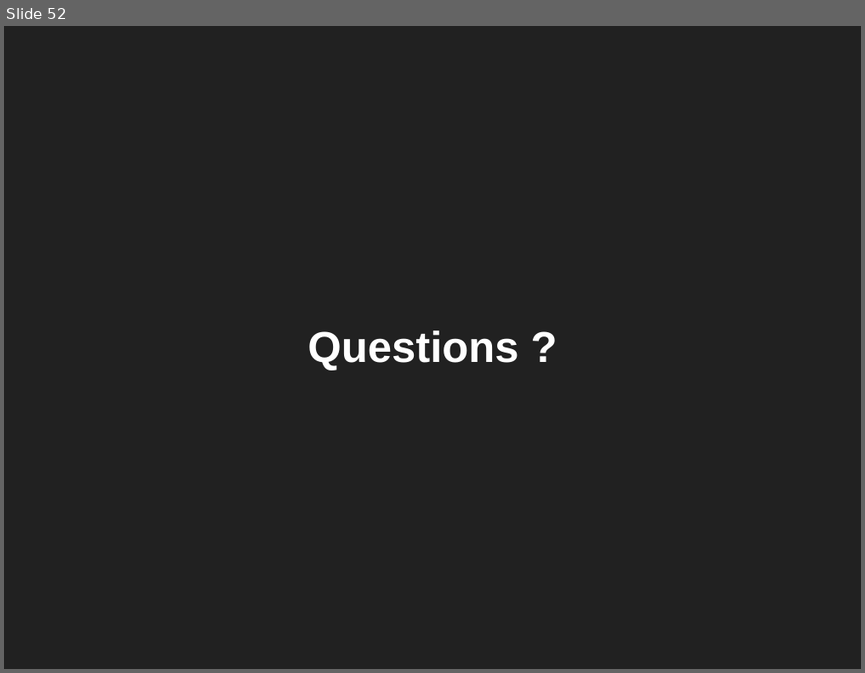
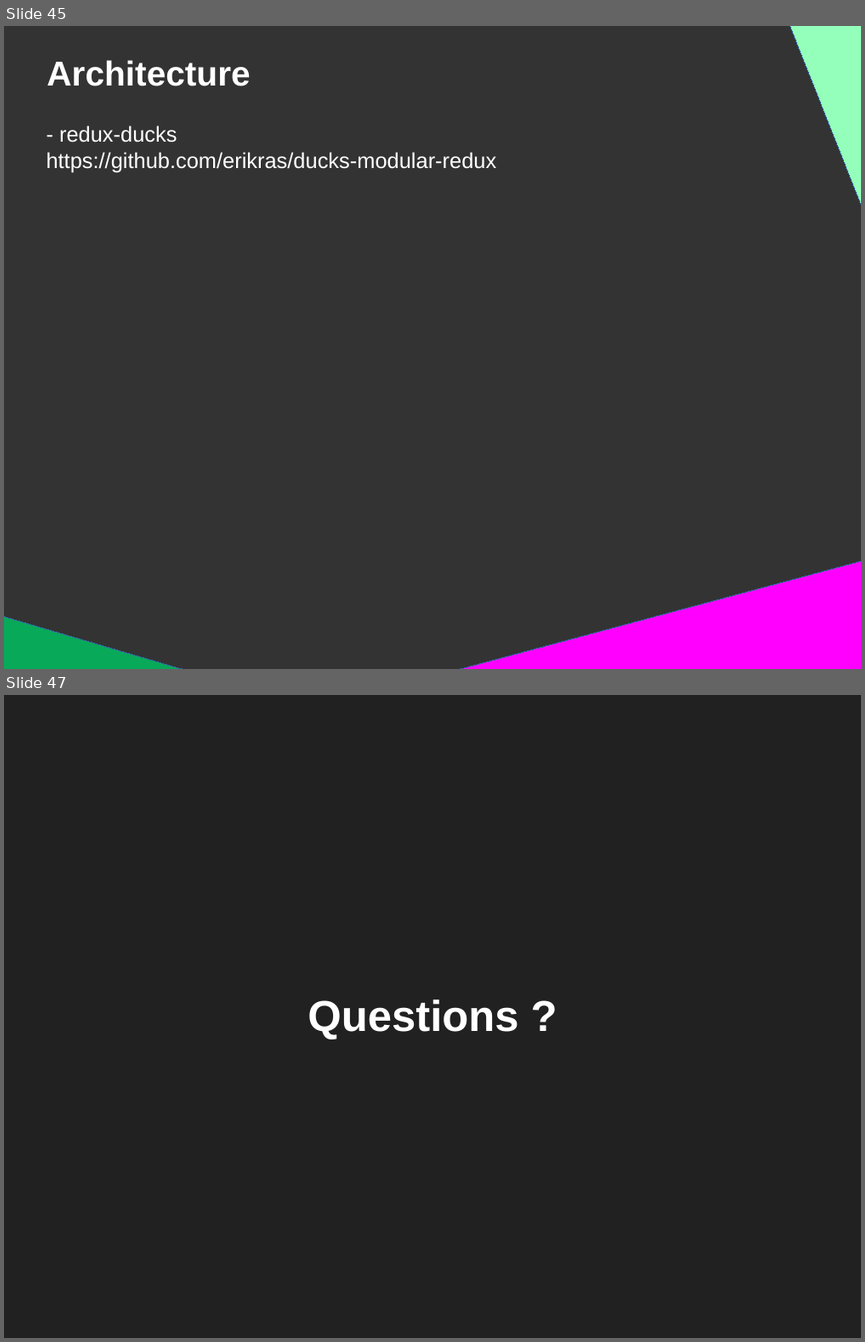
Before and after one commit to DanYellow/presentations, a slide deck: react-redux-101/presentation.odp. Shown one above the other, each under a label of ours: slide 52 before the commit, slides 45 and 47 after it; the slides between them are not shown. The pictures are 865x673 and 865x1342 pixels, drawn with LibreOffice and Linux fonts; fonts in the diff are those of the drawing. Boxes give left, top, right and bottom in pixels: in the first picture for what was removed or moved away, otherwise in the second. Text is boxed around its words. In the diff, an @@ line names an element or a change of style, - is before the commit and + after.

```diff
--- a/react-redux-101/presentation.odp
+++ b/react-redux-101/presentation.odp
@@ slide 45 added at <box>4,26,861,669</box>, background #333333 @@
@@ right triangle added at <box>782,26,861,337</box>, fill #94FFBA, outline #3465A4 0 pt @@
@@ title added at <box>46,60,250,86</box>, 32 pt, text #FFFFFF, bold @@
+Architecture
@@ title added at <box>46,125,497,172</box>, 20 pt, text #FFFFFF @@
+- redux-ducks
+https://github.com/erikras/ducks-modular-redux
@@ right triangle added at <box>422,559,861,669</box>, fill #FF00FF, outline #3465A4 0 pt @@
@@ right triangle added at <box>4,616,409,669</box>, fill #08A959, outline #3465A4 0 pt @@
@@ what was slide 52 is now slide 47 @@
```
Also in this commit, not shown: 6 slides changed, 21 other slides added, 1 slide removed, 25 other files.
